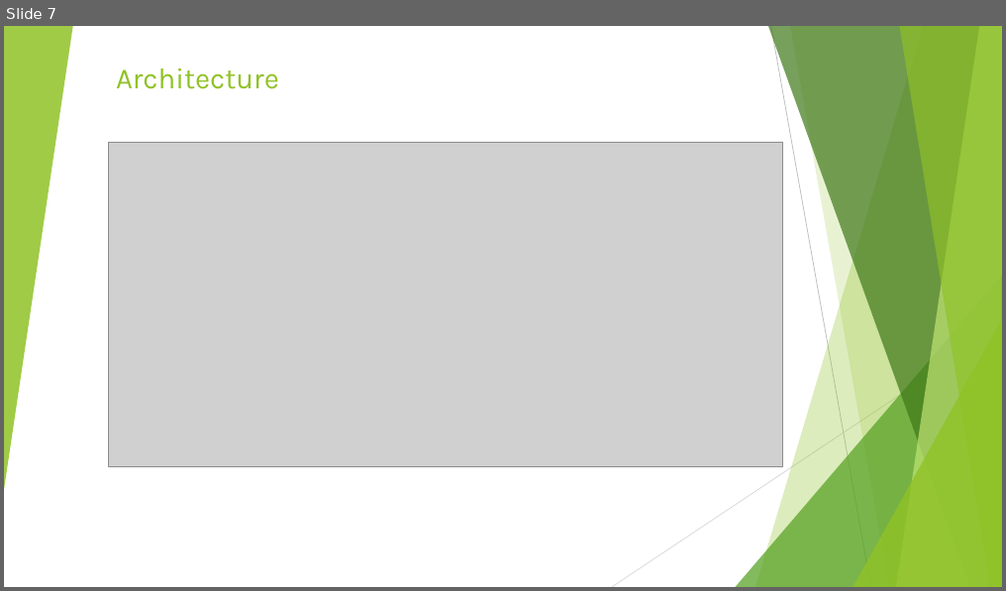
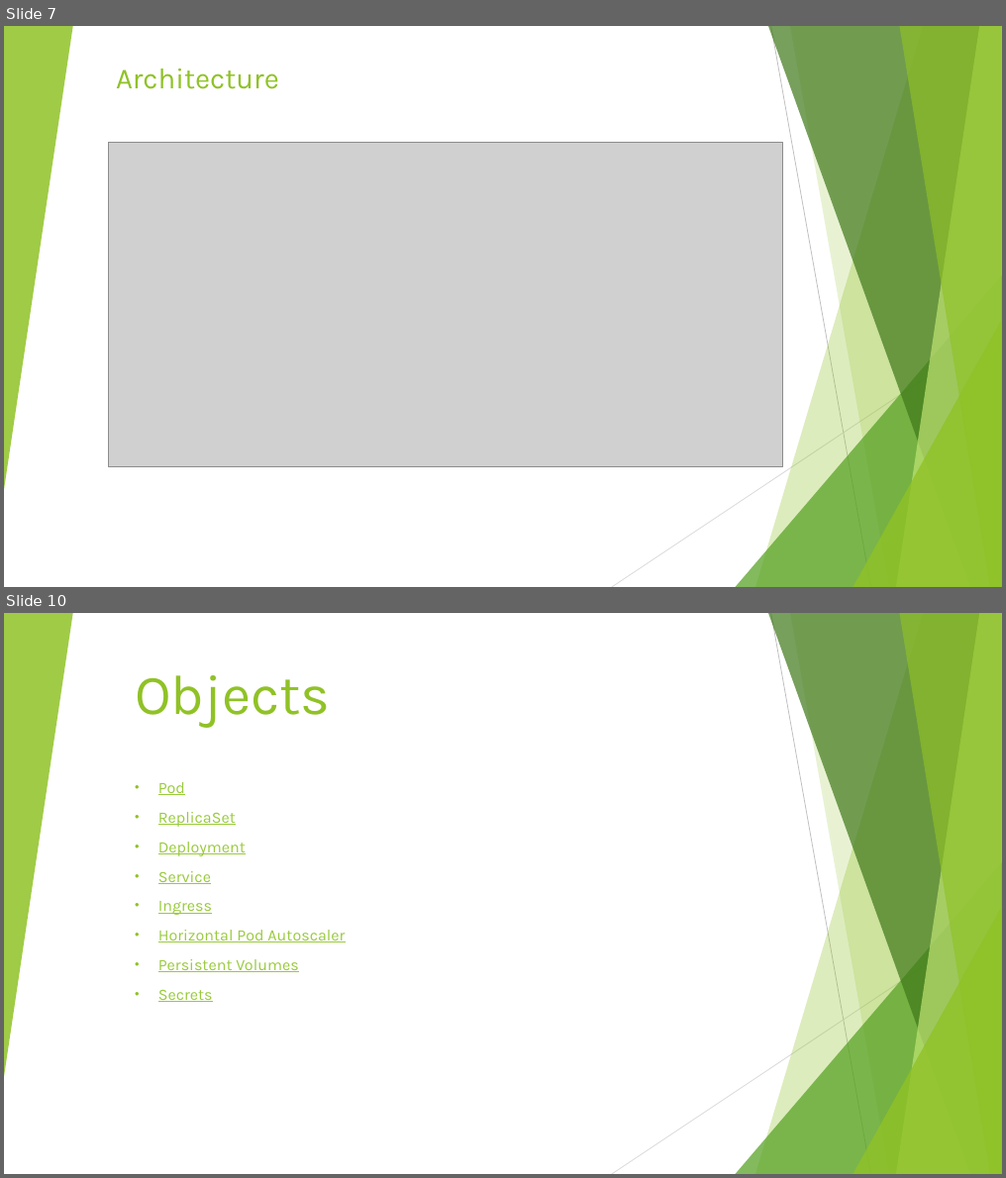
Before and after one commit to svitlychnyi/k8s-workshop, a slide deck: k8s.pptx. Shown one above the other, each under a label of ours: slide 7 before the commit, slides 7 and 10 after it; the slides between them are not shown. The pictures are 1006x591 and 1006x1178 pixels, drawn with LibreOffice and Linux fonts; fonts in the diff are those of the drawing; grey boxes stand for pictures. Boxes give left, top, right and bottom in pixels: in the first picture for what was removed or moved away, otherwise in the second. Text is boxed around its words. In the diff, an @@ line names an element or a change of style, - is before the commit and + after.

```diff
--- a/k8s.pptx
+++ b/k8s.pptx
@@ slide 10 added at [4,613,1002,1174], background #FFFFFF; not listed: 10 template elements that a slide beside it also shows @@
@@ title added at [135,675,330,728], 54 pt, text #90C226 @@
+Objects
@@ text added at [158,782,345,972], 15.3 pt, text #99CA3C, underline @@
+• Pod
+• ReplicaSet
+• Deployment
+• Service
+• Ingress
+• Horizontal Pod Autoscaler
+• Persistent Volumes
+• Secrets
```
Also in this commit, not shown: 3 slides changed, 2 slides removed.
